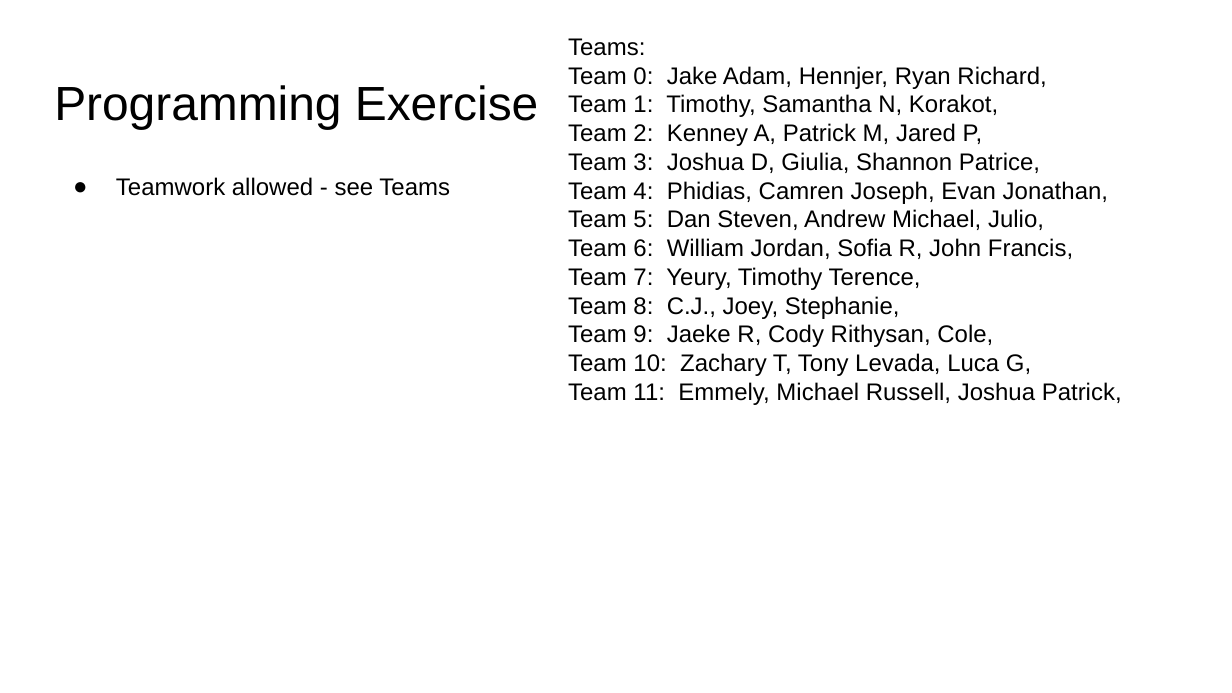
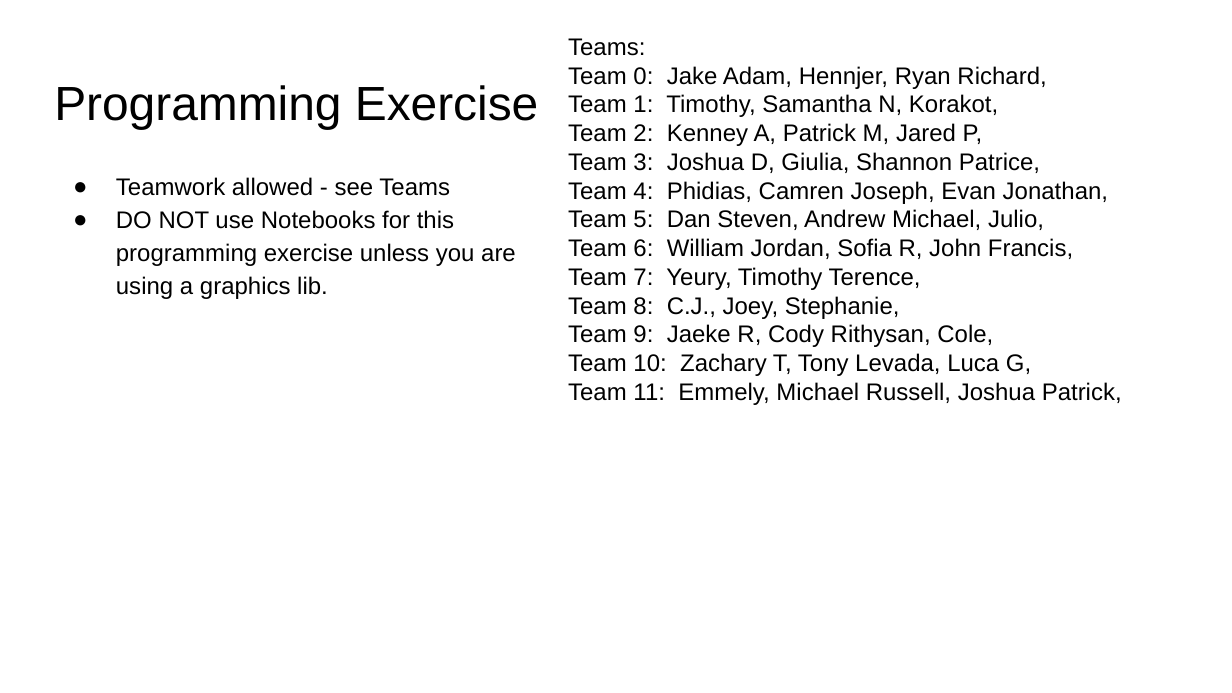
Before and after one commit to lutzhamel/CSC310, a slide deck: slide 14 of notes/03-python-programming-2.pptx. Drawn at 1232x693 pixels with LibreOffice and Linux fonts; fonts in the diff are those of the drawing. Boxes give left, top, right and bottom in pixels: in the first picture for what was removed or moved away, otherwise in the second. Text is boxed around its words. In the diff, an @@ line names an element or a change of style, - is before the commit and + after.

```diff
--- a/notes/03-python-programming-2.pptx
+++ b/notes/03-python-programming-2.pptx
@@ text at bbox=[116, 210, 516, 299]: paragraph added @@
+● DO NOT use Notebooks for this programming exercise unless you are using a graphics lib.
```
Also in this commit, not shown: 1 other file.
